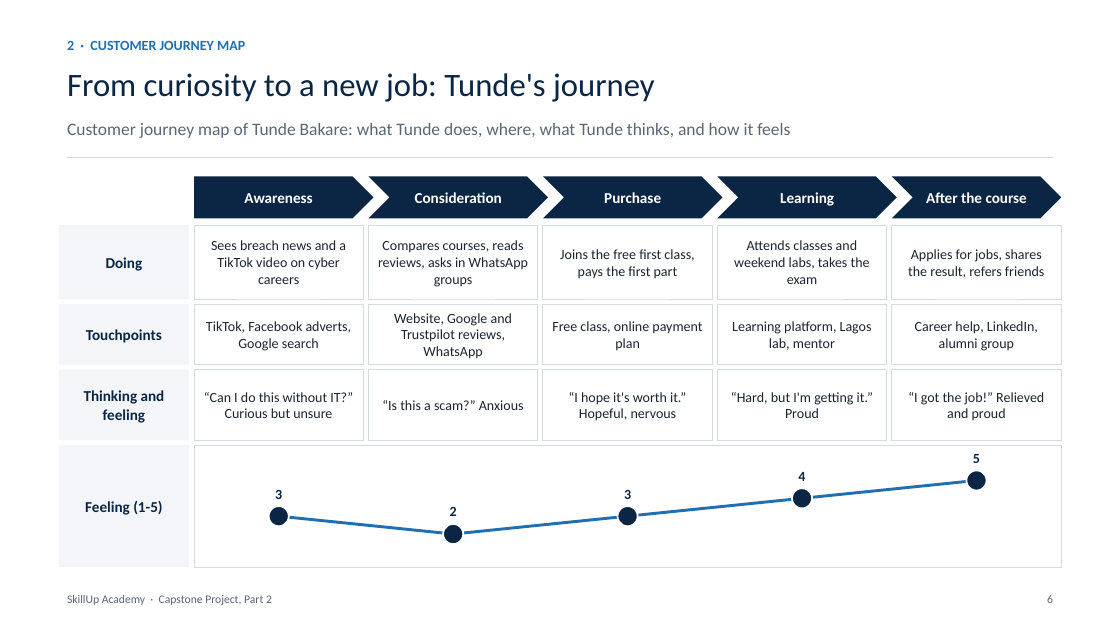
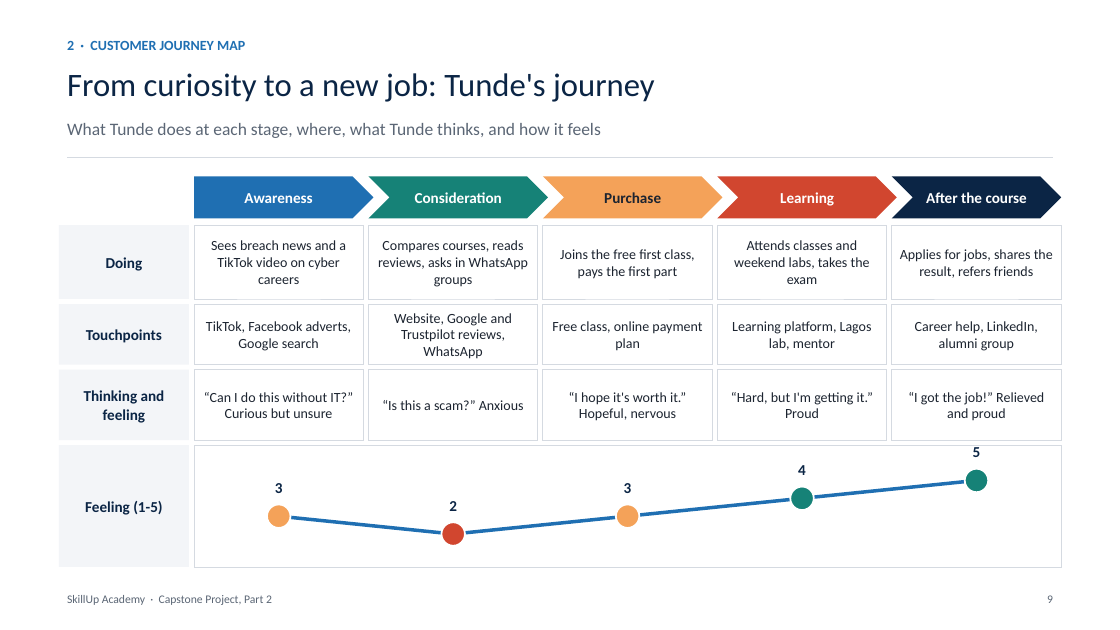
Before and after one commit to BadboyVee/BlackHoleeee, a slide deck: slide 9 of capstone/Customer_Analysis.pptx (slide 6 before the commit). Drawn at 1120x630 pixels with LibreOffice and Linux fonts; fonts in the diff are those of the drawing. Boxes give left, top, right and bottom in pixels: in the first picture for what was removed or moved away, otherwise in the second. Text is boxed around its words. In the diff, an @@ line names an element or a change of style, - is before the commit and + after.

```diff
--- a/capstone/Customer_Analysis.pptx
+++ b/capstone/Customer_Analysis.pptx
@@ text at <box>67,123,601,138</box>: text changed @@
-Customer journey map of Tunde Bakare: what Tunde does, where, what Tunde thinks, and how it feels
+What Tunde does at each stage, where, what Tunde thinks, and how it feels
@@ pentagon arrow "Awareness" at <box>194,176,374,218</box>: fill #0B2545 to #1F6FB2 @@
@@ chevron "Purchase" at <box>543,176,723,218</box>: text colour #FFFFFF to #1C2430; fill #0B2545 to #F4A259 @@
@@ chevron "Learning" at <box>718,176,897,218</box>: fill #0B2545 to #D1462F @@
@@ text "3": place and size @@
-text "3" at <box>275,490,282,499</box>
+text "3" at <box>275,483,283,493</box>
@@ text "3": place and size @@
-text "3" at <box>624,490,631,499</box>
+text "3" at <box>624,483,632,493</box>
@@ size 12 to 13 pt in 5 elements at <box>275,483,283,493</box>, <box>449,501,457,511</box>, <box>624,483,632,493</box>, <box>973,445,981,457</box>, <box>798,465,806,475</box> @@
@@ text "4": place and size @@
-text "4" at <box>798,472,805,481</box>
+text "4" at <box>798,465,806,475</box>
@@ fill #0B2545 to #168277 in 3 elements at <box>369,176,549,218</box>, <box>791,486,814,510</box>, <box>965,469,988,492</box> @@
@@ ellipse at <box>267,504,291,528</box>: fill #0B2545 to #F4A259 @@
@@ ellipse at <box>616,504,639,528</box>: fill #0B2545 to #F4A259 @@
@@ line (628, 516) - (802, 498): stroke #1F6FB2 2.5 pt to #1F6FB2 3 pt @@
@@ line (802, 498) - (976, 481): stroke #1F6FB2 2.5 pt to #1F6FB2 3 pt @@
@@ line (279, 516) - (453, 534): stroke #1F6FB2 2.5 pt to #1F6FB2 3 pt @@
@@ ellipse at <box>441,523,465,546</box>: fill #0B2545 to #D1462F @@
@@ line (453, 534) - (628, 516): stroke #1F6FB2 2.5 pt to #1F6FB2 3 pt @@
```
Also in this commit, not shown: 14 other slides changed, 7 slides added, 2 slides removed, 8 other files.
